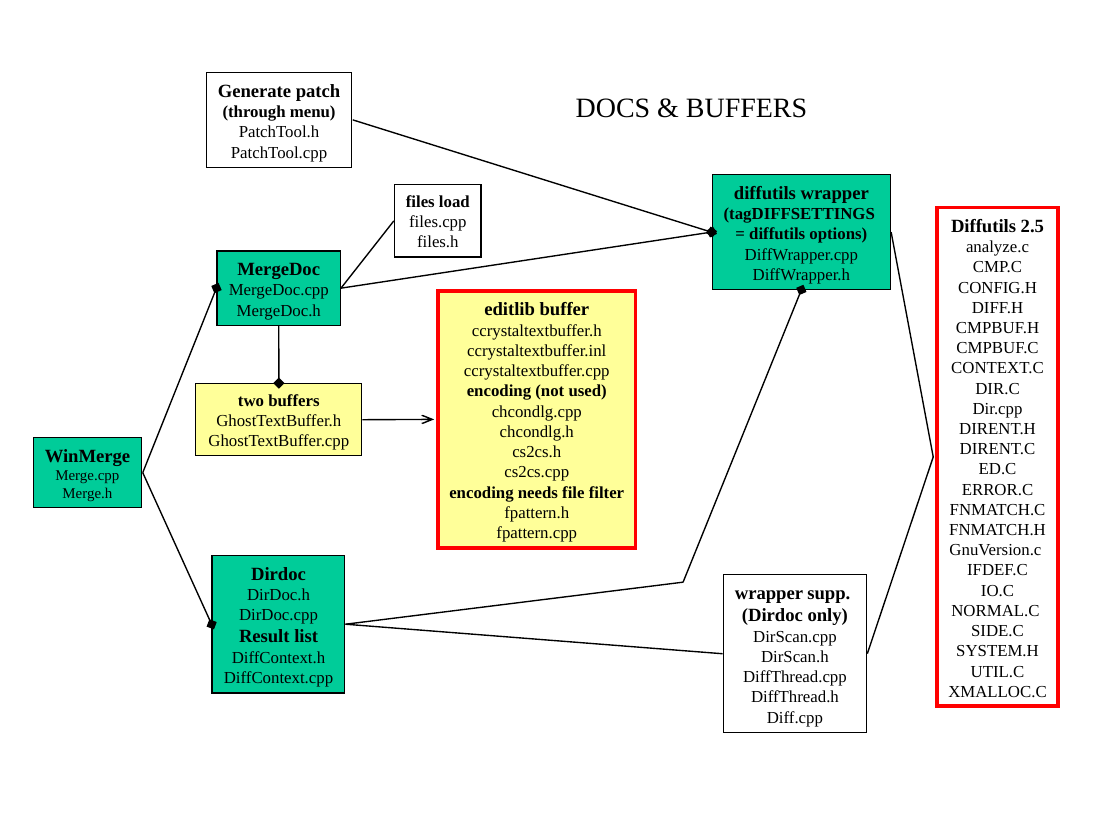
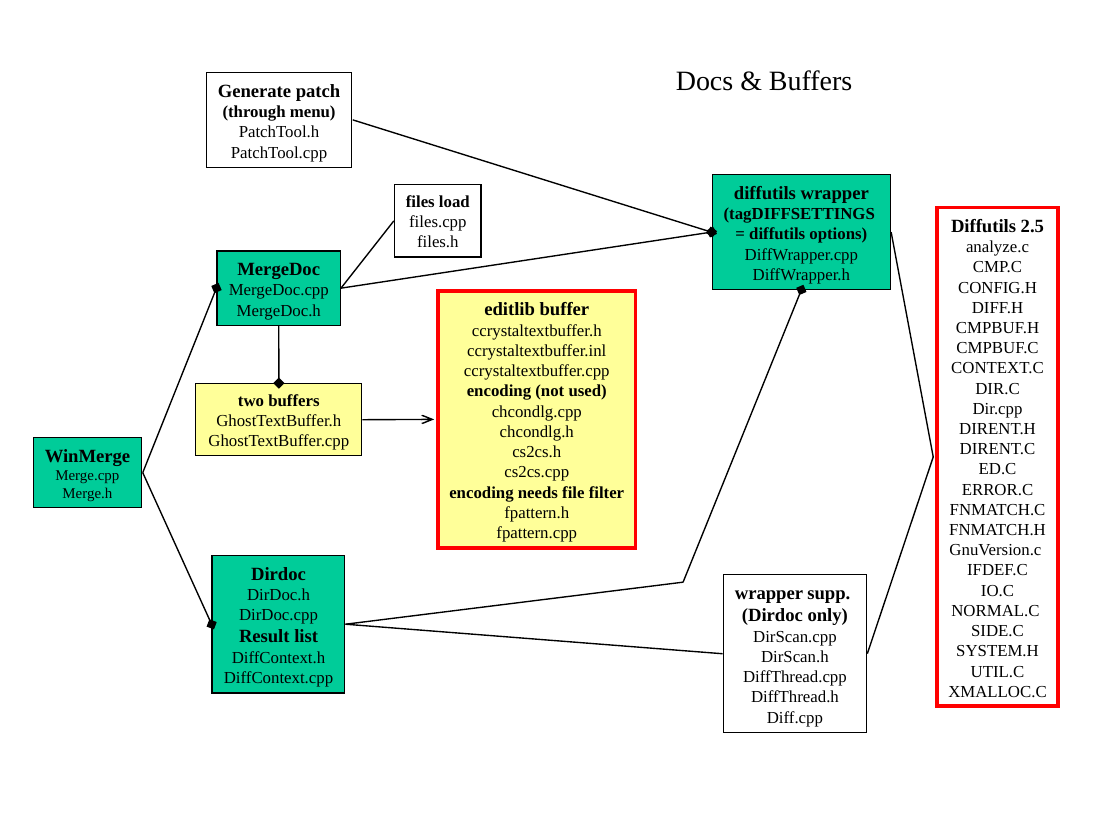
Before and after one commit to sandboxorg/winmerge, a slide deck: slide 1 of Docs/Developers/WinMerge files.ppt. Drawn at 1120x840 pixels with LibreOffice and Linux fonts; fonts in the diff are those of the drawing. Boxes give left, top, right and bottom in pixels: in the first picture for what was removed or moved away, otherwise in the second. Text is boxed around its words. In the diff, an @@ line names an element or a change of style, - is before the commit and + after.

```diff
--- a/Docs/Developers/WinMerge files.ppt
+++ b/Docs/Developers/WinMerge files.ppt
@@ title at [676, 70, 852, 91]: text changed @@
-DOCS & BUFFERS
+Docs & Buffers
```
Also in this commit, not shown: 2 other slides changed.
